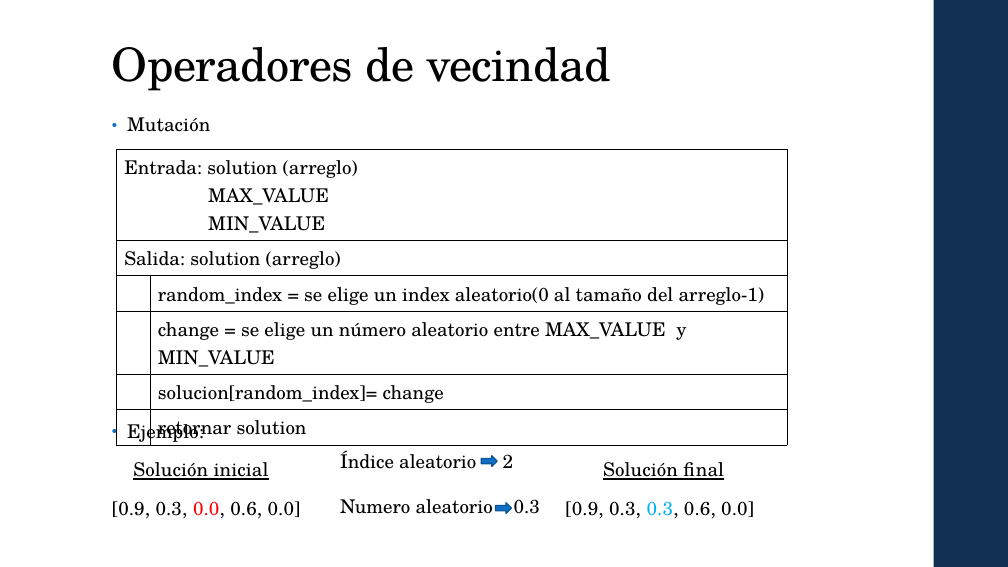
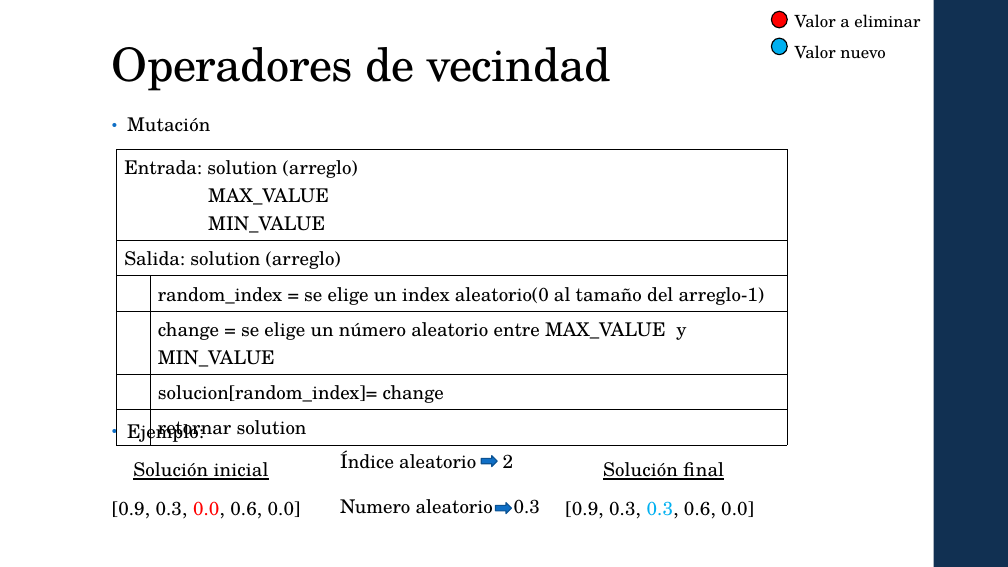
Before and after one commit to Javy011021/prediccion1, a slide deck: slide 6 of ppt/MH_Laura_Javier T2.pptx. Drawn at 1008x567 pixels with LibreOffice and Linux fonts; fonts in the diff are those of the drawing. Boxes give left, top, right and bottom in pixels: in the first picture for what was removed or moved away, otherwise in the second. Text is boxed around its words. In the diff, an @@ line names an element or a change of style, - is before the commit and + after.

```diff
--- a/ppt/MH_Laura_Javier T2.pptx
+++ b/ppt/MH_Laura_Javier T2.pptx
@@ ellipse added at (771,11,787,28), fill #FF0000, outline #000000 1.1 pt @@
@@ text added at (795,14,920,59), 16 pt, text #000000 @@
+Valor a eliminar
+Valor nuevo
@@ ellipse added at (771,38,787,54), fill #00B0F0, outline #000000 1.1 pt @@
```
Also in this commit, not shown: 5 other slides changed, 5 slides added, 5 slides removed, 2 other files.
